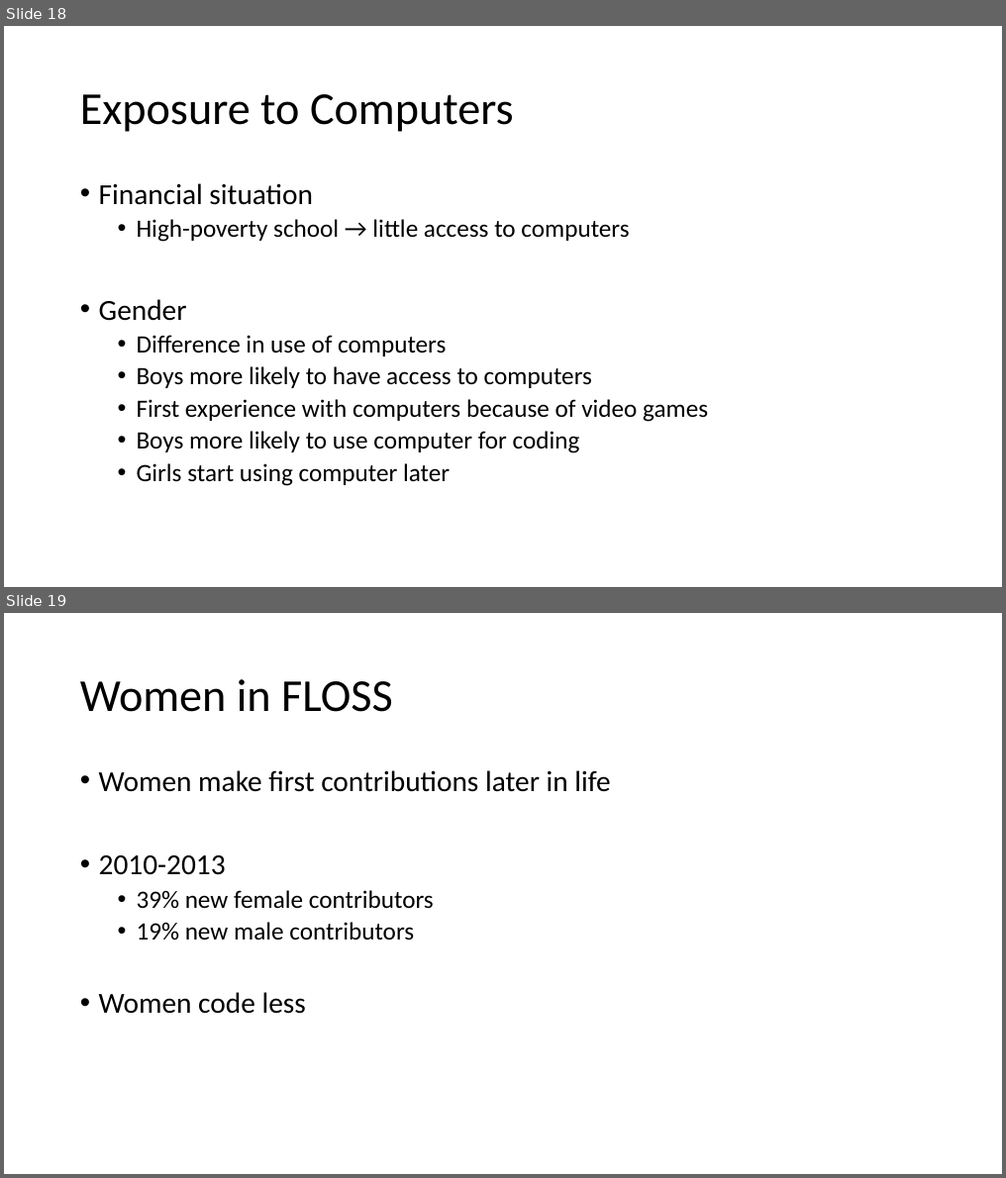
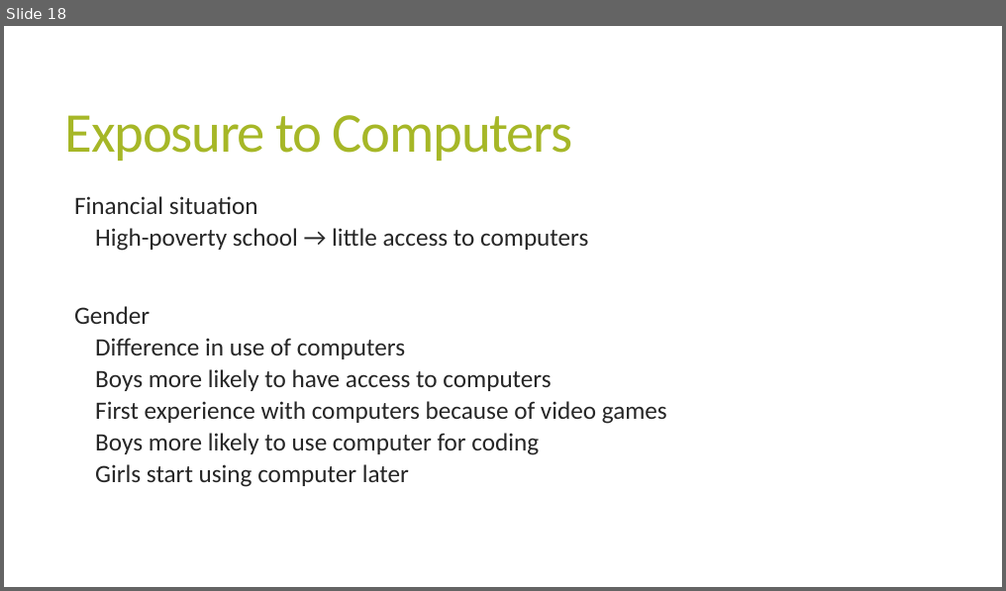
Before and after one commit to EvaJobst/FOT-Paper, a slide deck: Paper - Presentation.pptx. Shown one above the other, each under a label of ours: slides 18 and 19 before the commit, slide 18 after it. The pictures are 1006x1178 and 1006x591 pixels, drawn with LibreOffice and Linux fonts; fonts in the diff are those of the drawing. Boxes give left, top, right and bottom in pixels: in the first picture for what was removed or moved away, otherwise in the second. Text is boxed around its words. In the diff, an @@ line names an element or a change of style, - is before the commit and + after.

```diff
--- a/Paper - Presentation.pptx
+++ b/Paper - Presentation.pptx
@@ slide 19 removed at [4, 613, 1002, 1174], background #FFFFFF @@
@@ title removed at [80, 679, 393, 712] @@
-Women in FLOSS
@@ text removed at [99, 770, 610, 1014] @@
-• Women make first contributions later in life
-• 2010-2013
-  • 39% new female contributors
-  • 19% new male contributors
-• Women code less
@@ slide 18 changed as well @@
@@ title "Exposure to Computers": place and size @@
-title "Exposure to Computers" at [80, 94, 514, 132]
+title "Exposure to Computers" at [65, 115, 573, 161]
@@ title "Exposure to Computers" at [65, 115, 573, 161]: size 44 to 54 pt, text colour #000000 to #A6B727, letter spacing 0 to -1.2 pt; line spacing 0.9 to 0.85 @@
@@ text "Financial situation": place and size @@
-text "Financial situation" at [99, 183, 708, 486]
+text "Financial situation" at [74, 196, 667, 487]
@@ text "Financial situation" at [74, 196, 667, 487]: size 28 to 24 pt in "Financial situation", "Gender"; text colour #000000 to #262626; bullet • to  ; line spacing 0.9 to 0.85; more space between paragraphs @@
```
Also in this commit, not shown: 17 other slides changed, 1 slide added.
